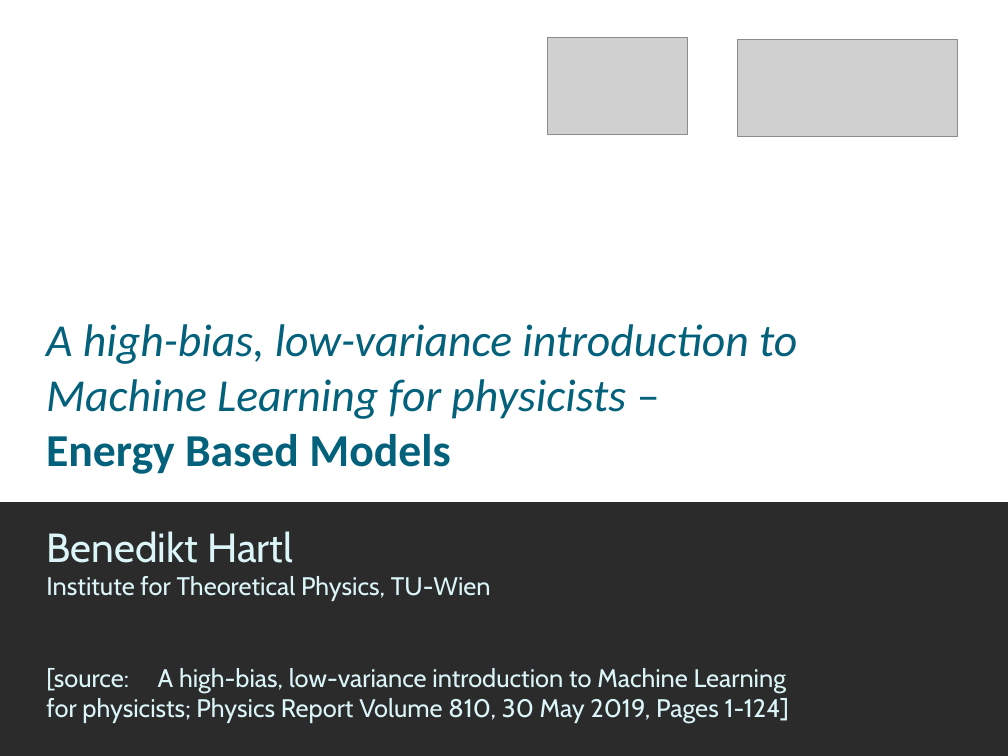
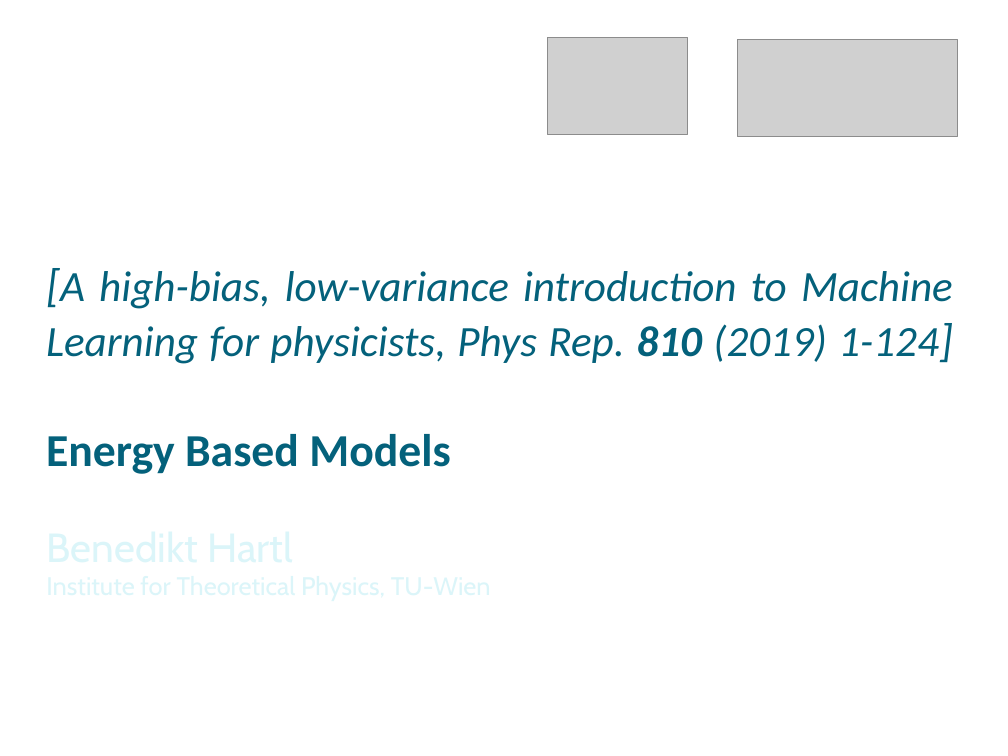
Before and after one commit to bhartl/generative-models, a slide deck: slide 13 of doc/slides.odp. Drawn at 1008x756 pixels with LibreOffice and Linux fonts; fonts in the diff are those of the drawing; grey boxes stand for pictures; background and template pictures are left out; a plain dark background stands for a picture behind light text. Boxes give left, top, right and bottom in pixels: in the first picture for what was removed or moved away, otherwise in the second. Text is boxed around its words. In the diff, an @@ line names an element or a change of style, - is before the commit and + after.

Commit message:
final presentation

```diff
--- a/doc/slides.odp
+++ b/doc/slides.odp
@@ rectangle removed at [0, 0, 1008, 502] @@
@@ title at [46, 271, 953, 474]: text changed; size 36 to 34 pt @@
-A high-bias, low-variance introduction to Machine Learning for physicists –
-Energy Based Models
+[A high-bias, low-variance introduction to Machine Learning for physicists, Phys Rep. 810 (2019) 1-124]
+Energy Based Models
@@ subtitle at [46, 668, 789, 723]: paragraphs removed @@
-[source: A high-bias, low-variance introduction to Machine Learning
-for physicists; Physics Report Volume 810, 30 May 2019, Pages 1-124]
```
Also in this commit, not shown: 9 other slides changed.
